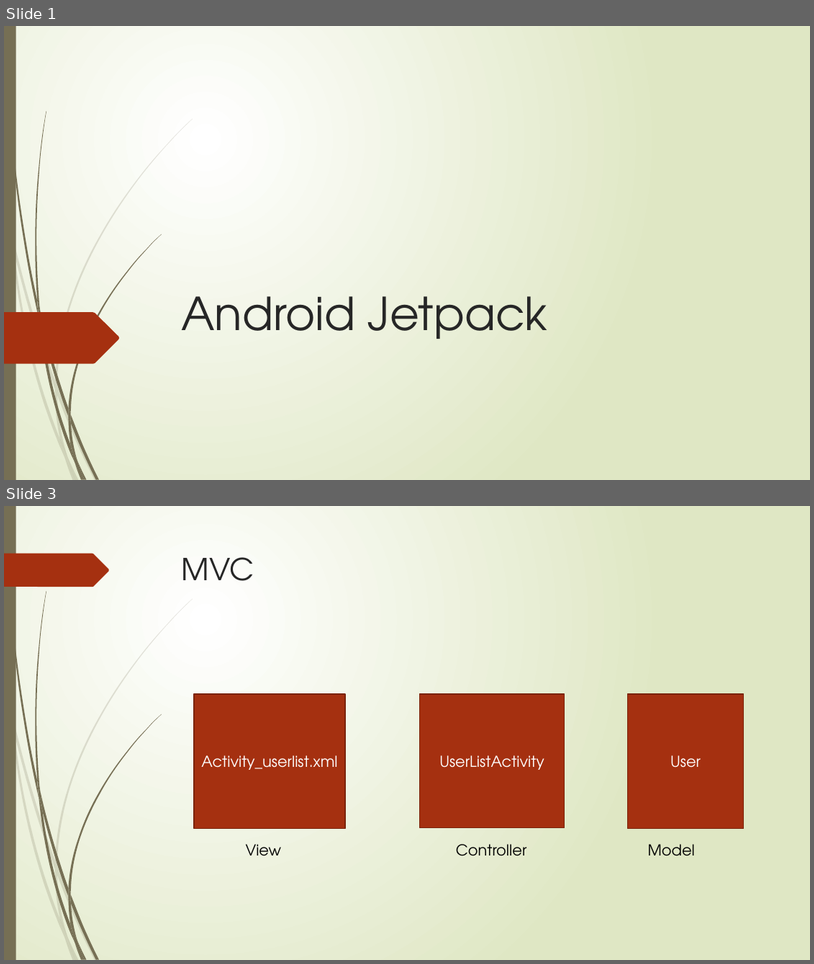
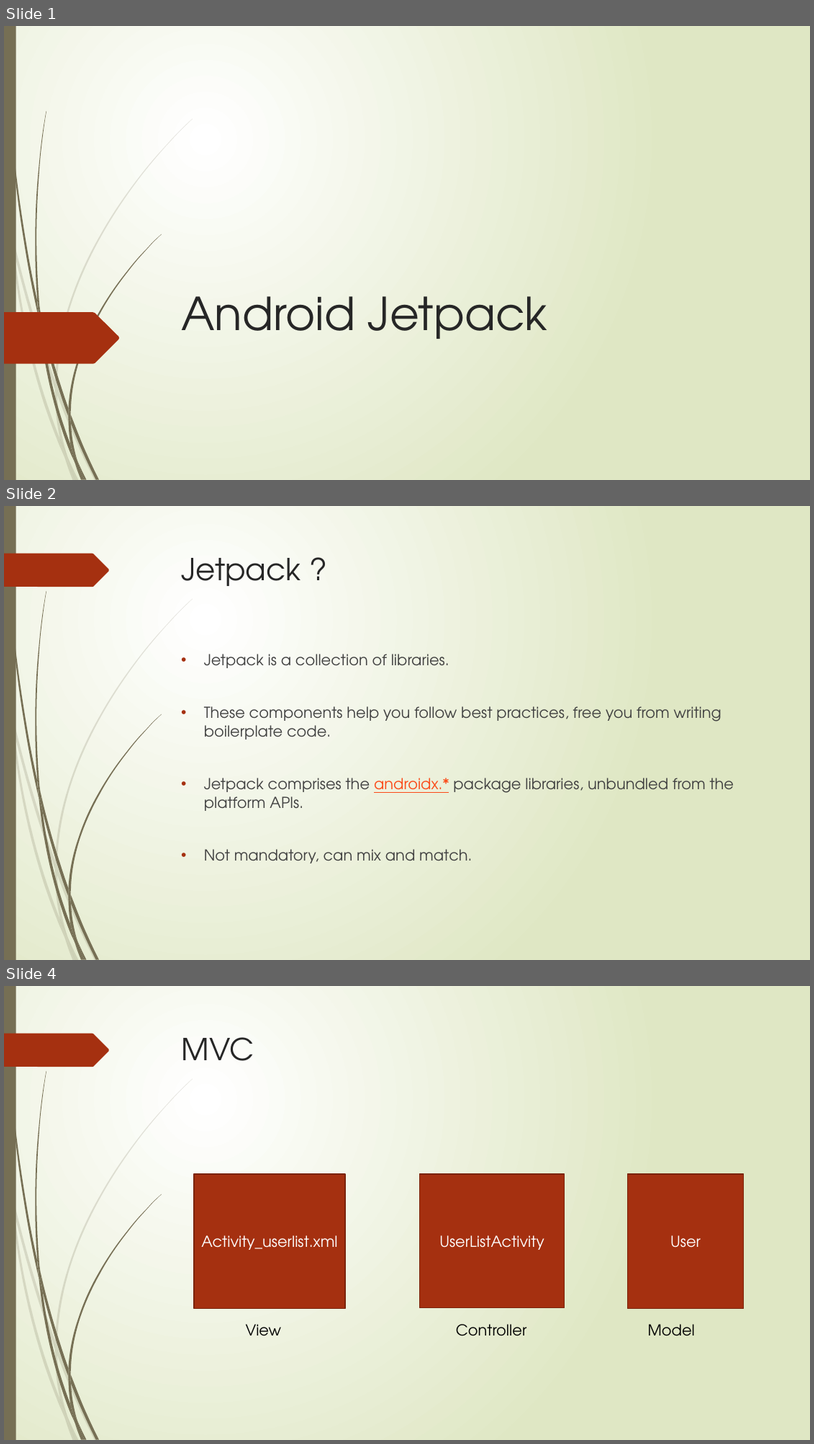
Before and after one commit to naveen246/Users, a slide deck: Jetpack.pptx. Shown one above the other, each under a label of ours: slides 1 and 3 before the commit, slides 1, 2 and 4 after it; the slides between them are not shown. The pictures are 814x964 and 814x1444 pixels, drawn with LibreOffice and Linux fonts; fonts in the diff are those of the drawing. Boxes give left, top, right and bottom in pixels: in the first picture for what was removed or moved away, otherwise in the second. Text is boxed around its words. In the diff, an @@ line names an element or a change of style, - is before the commit and + after.

```diff
--- a/Jetpack.pptx
+++ b/Jetpack.pptx
@@ slide 2 added at (4, 506, 810, 960), background gradient #FFFFFF to #DFE8C4; not listed: 24 template elements that a slide beside it also shows @@
@@ title added at (182, 558, 301, 586), 36 pt, text #262626 @@
+Jetpack ?
@@ text added at (204, 654, 735, 863), 18 pt, text #404040 @@
+• Jetpack is a collection of libraries.
+• These components help you follow best practices, free you from writing boilerplate code.
+• Jetpack comprises the androidx.* package libraries, unbundled from the platform APIs.
+• Not mandatory, can mix and match.
@@ what was slide 3 is now slide 4 @@
```
Also in this commit, not shown: 6 slides changed, 3 other slides added, 3 other files.
